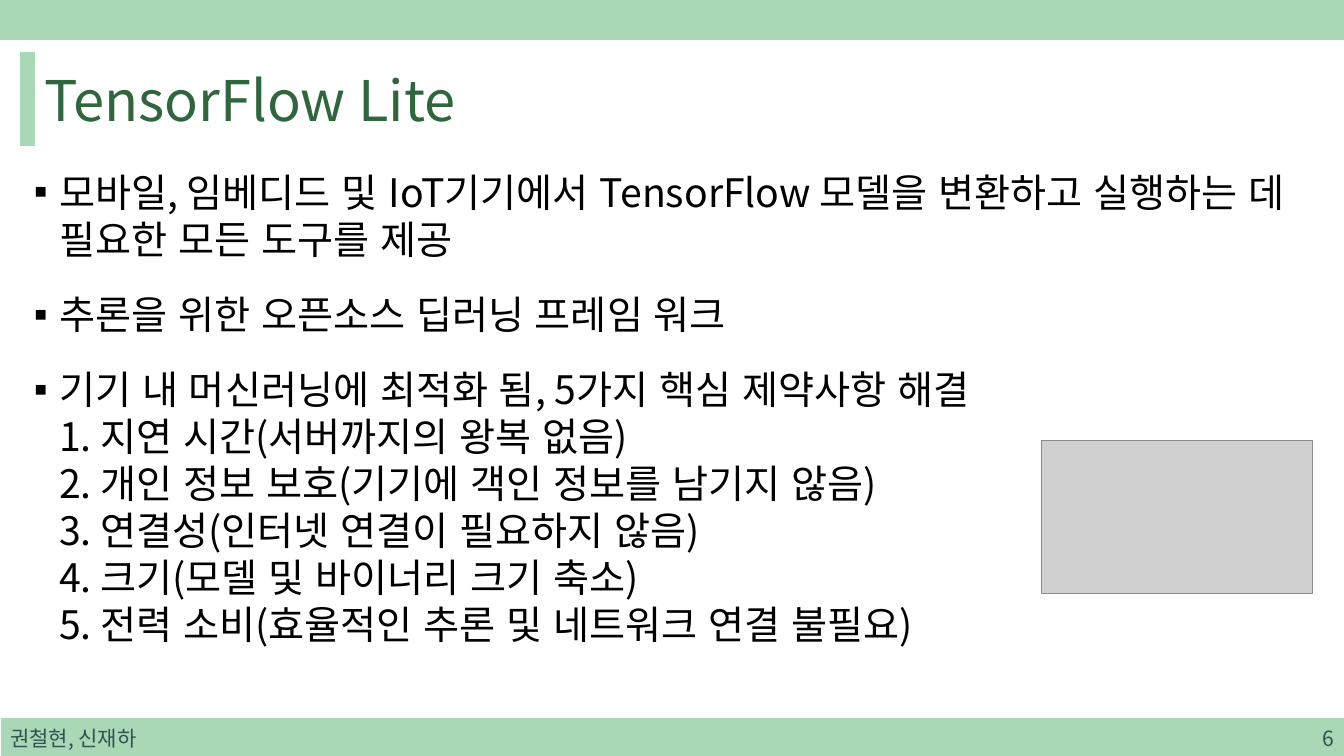
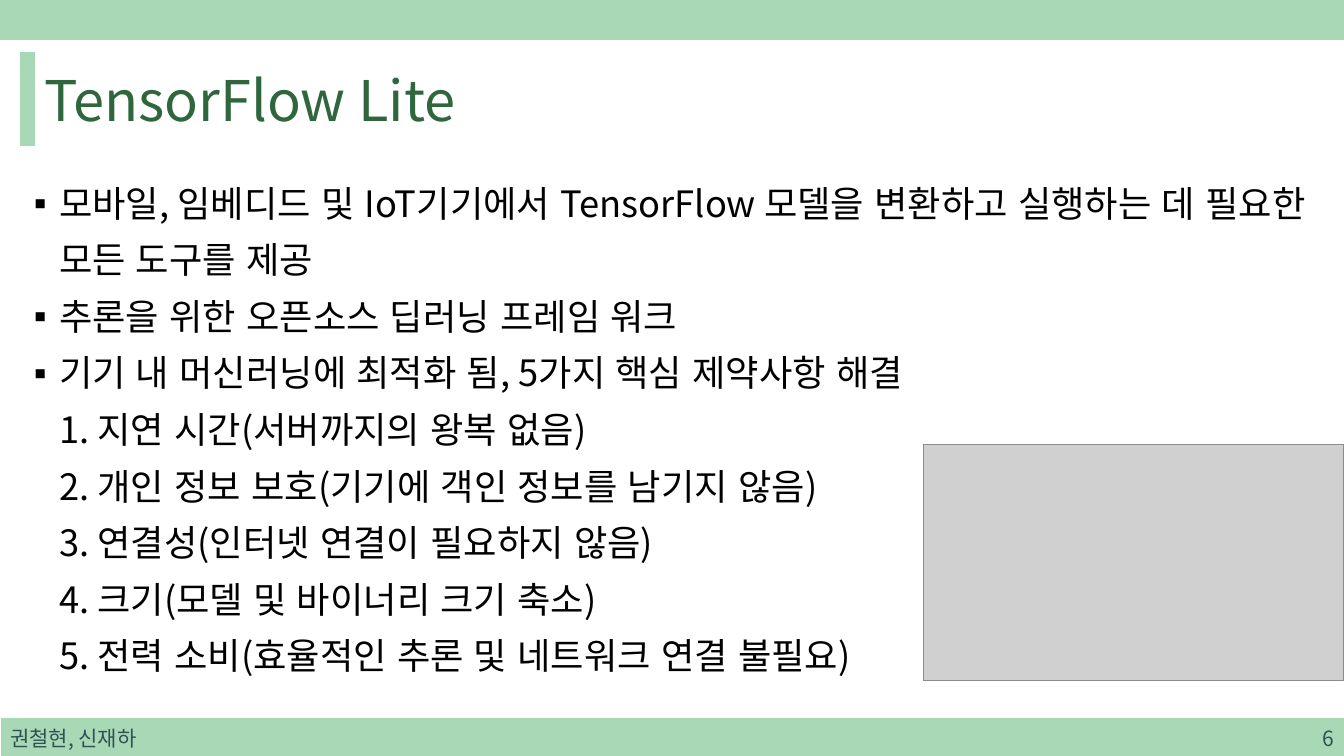
Before and after one commit to sjh4287/capston, a slide deck: slide 6 of 2022.01.07/TensorFlow Lite.pptx. Drawn at 1344x756 pixels with LibreOffice and Linux fonts; fonts in the diff are those of the drawing; grey boxes stand for pictures. Boxes give left, top, right and bottom in pixels: in the first picture for what was removed or moved away, otherwise in the second. Text is boxed around its words. In the diff, an @@ line names an element or a change of style, - is before the commit and + after.

```diff
--- a/2022.01.07/TensorFlow Lite.pptx
+++ b/2022.01.07/TensorFlow Lite.pptx
@@ text "모바일, 임베디드 및 IoT기기에서 TensorFlow ..." at [59, 187, 1305, 676]: size 28 to 25.9 pt; line spacing 1 to 1.3; less space between paragraphs @@
@@ picture: place and size @@
-picture at [1042, 441, 1313, 593]
+picture at [924, 445, 1344, 682]
```
Also in this commit, not shown: 9 other slides changed, 27 slides added, 1 other file.
